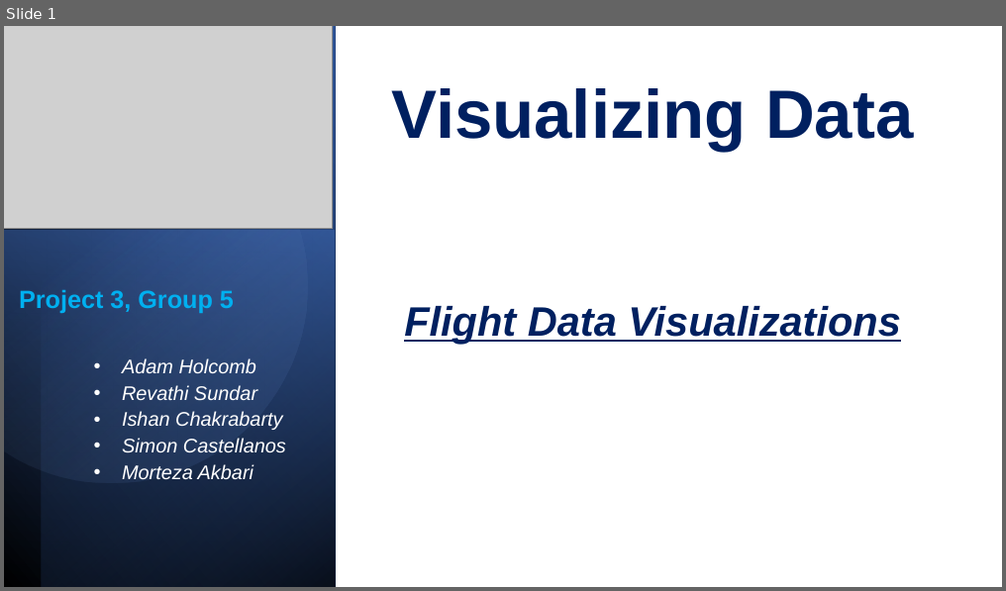
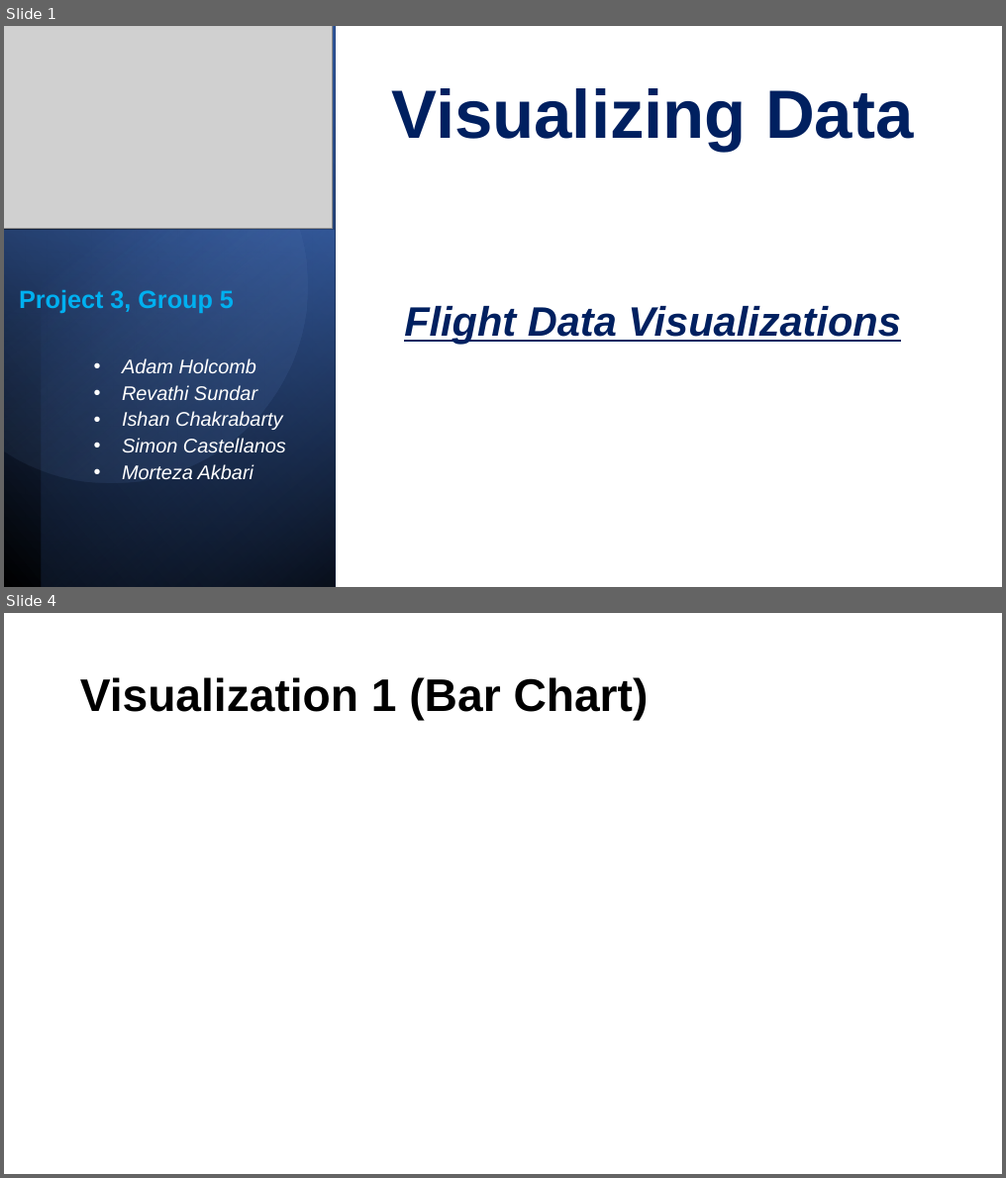
Before and after one commit to adamholcomb/Full-Stack-Flight-Analysis, a slide deck: Project 3_Group-5_Visualizing Data.pptx. Shown one above the other, each under a label of ours: slide 1 before the commit, slides 1 and 4 after it; the slides between them are not shown. The pictures are 1006x591 and 1006x1178 pixels, drawn with LibreOffice and Linux fonts; fonts in the diff are those of the drawing; grey boxes stand for pictures. Boxes give left, top, right and bottom in pixels: in the first picture for what was removed or moved away, otherwise in the second. Text is boxed around its words. In the diff, an @@ line names an element or a change of style, - is before the commit and + after.

```diff
--- a/Project 3_Group-5_Visualizing Data.pptx
+++ b/Project 3_Group-5_Visualizing Data.pptx
@@ slide 4 added at <box>4,613,1002,1174</box>, background #FFFFFF @@
@@ title added at <box>80,677,648,721</box>, 44 pt, text #000000, bold @@
+Visualization 1 (Bar Chart)
```
Also in this commit, not shown: 1 slide changed, 4 other slides added, 1 slide removed.
